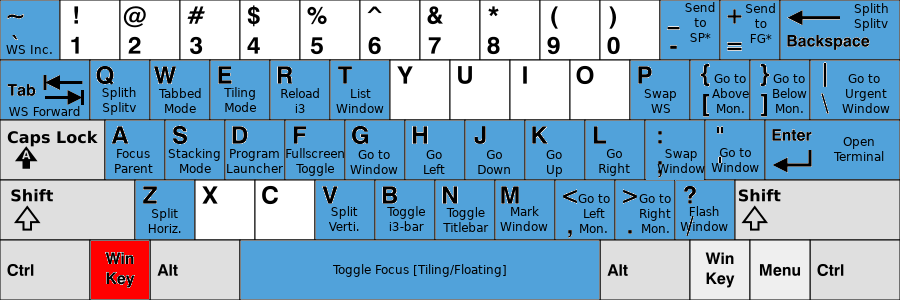
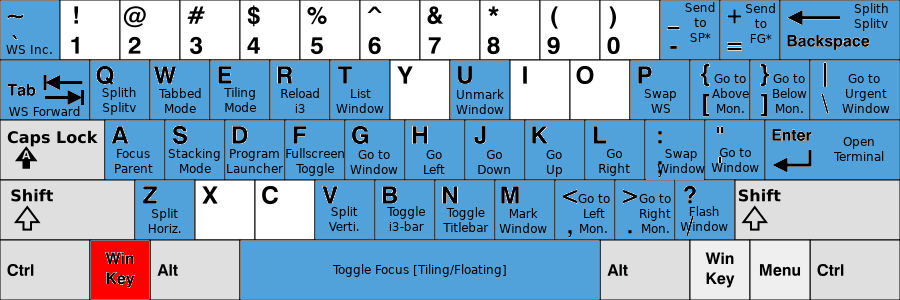
The second 900×300 image is a revision of the first. Changes to its layers:
painted on "Mark ..." over [499, 206, 548, 233]
added layer "Unmark ..." above "KB_United_States-NoAltGr.svg" over [456, 89, 504, 114]
painted on "KB_United_States-NoAltGr.svg" over [451, 61, 509, 119]
